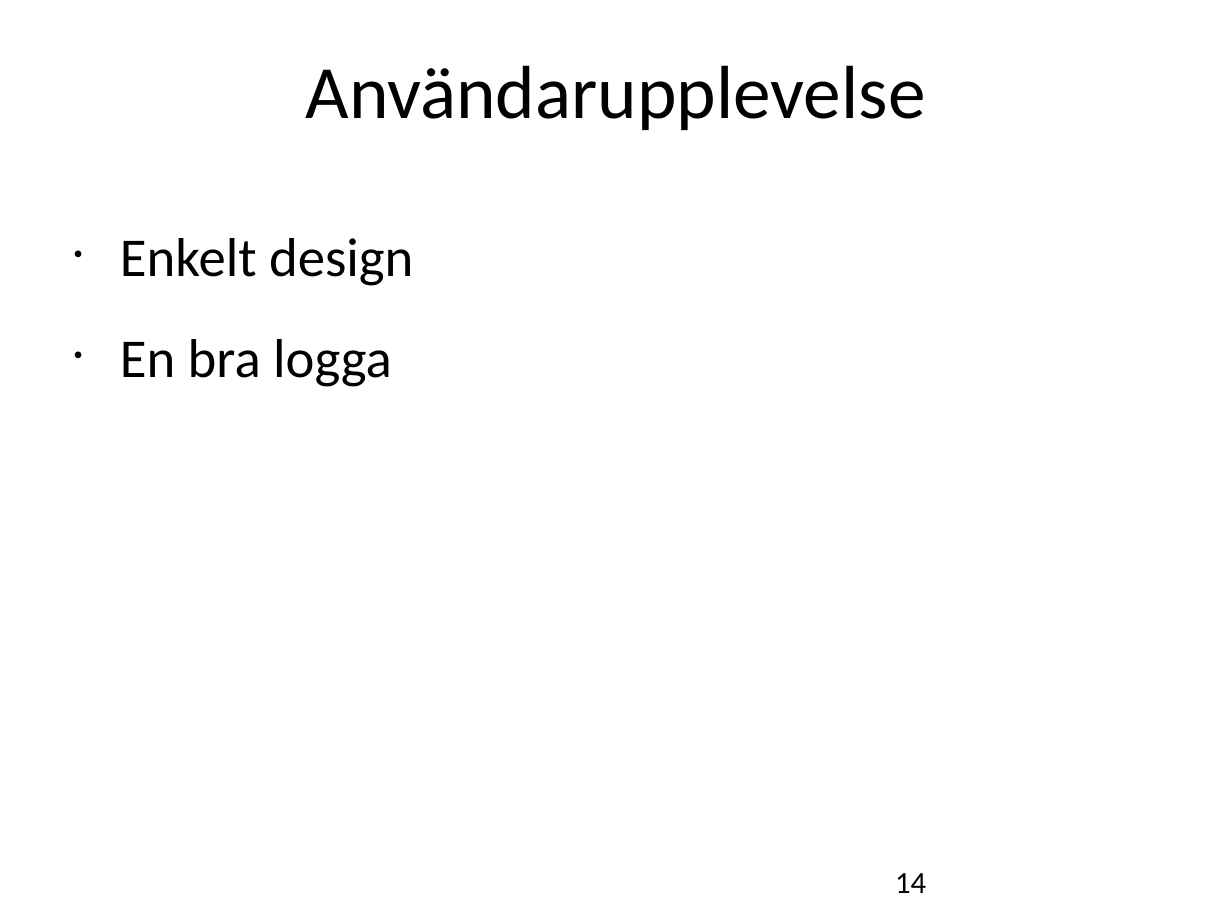
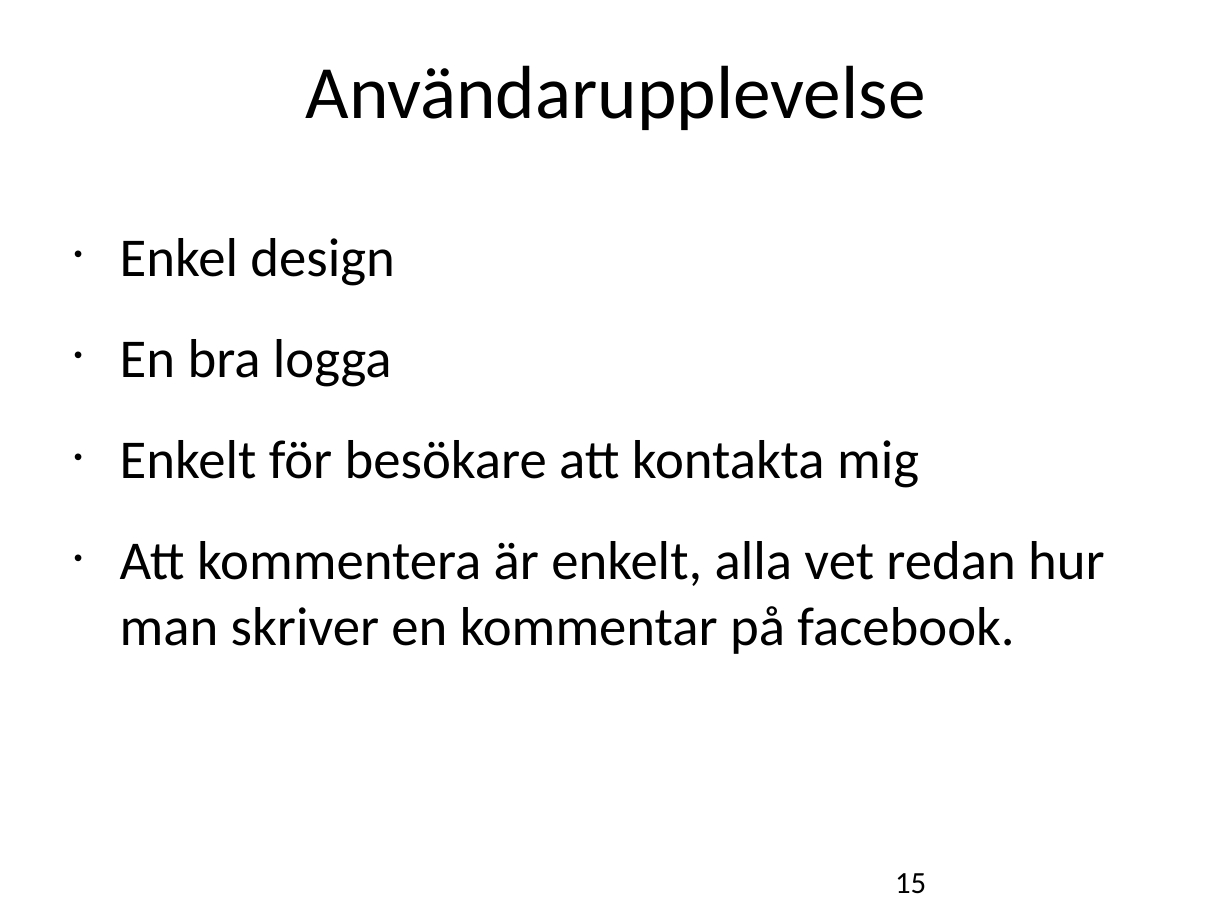
Before and after one commit to me222rs/Individuellt-Mjukvaruutvecklingsprojekt, a slide deck: slide 15 of ignite2.ppt (slide 14 before the commit). Drawn at 1232x924 pixels with LibreOffice and Linux fonts; fonts in the diff are those of the drawing. Boxes give left, top, right and bottom in pixels: in the first picture for what was removed or moved away, otherwise in the second. Text is boxed around its words. In the diff, an @@ line names an element or a change of style, - is before the commit and + after.

```diff
--- a/ignite2.ppt
+++ b/ignite2.ppt
@@ text at <box>120,238,394,286</box>: text changed @@
-• Enkelt design
+• Enkel design
@@ text at <box>120,440,1105,654</box>: paragraphs added @@
+• Enkelt för besökare att kontakta mig
+• Att kommentera är enkelt, alla vet redan hur man skriver en kommentar på facebook.
@@ page number at <box>895,873,926,894</box>: text changed @@
-14
+15
```
Also in this commit, not shown: 9 other slides changed, 5 slides added, 5 slides removed.
